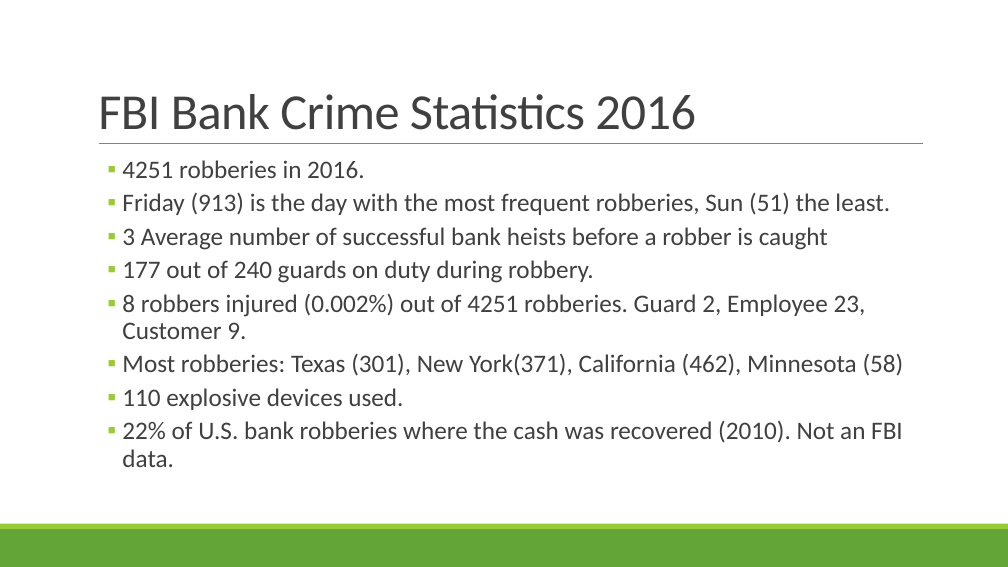
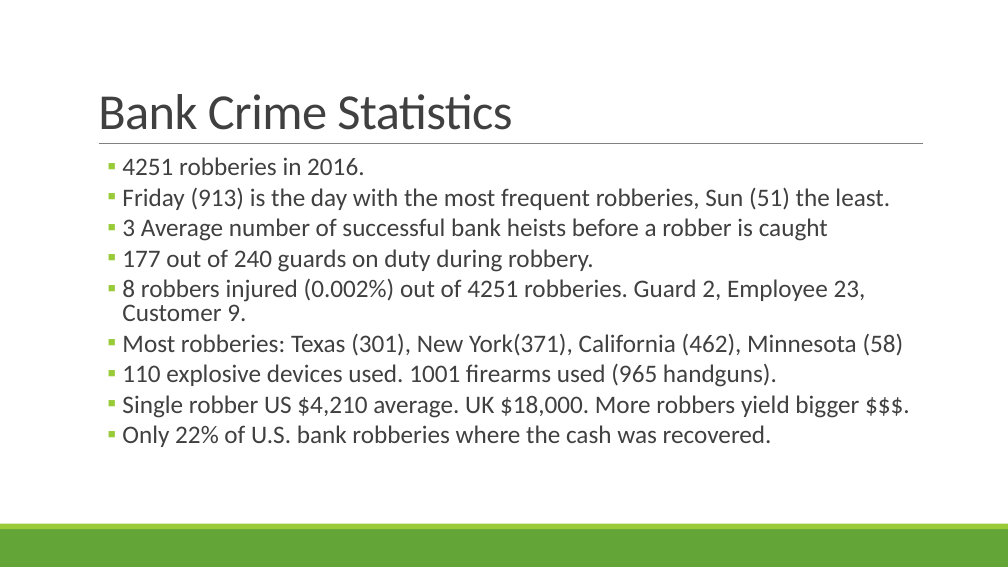
Before and after one commit to hhalim/TargetBanks, a slide deck: slide 3 of Which Banks To Rob.pptx. Drawn at 1008x567 pixels with LibreOffice and Linux fonts; fonts in the diff are those of the drawing. Boxes give left, top, right and bottom in pixels: in the first picture for what was removed or moved away, otherwise in the second. Text is boxed around its words. In the diff, an @@ line names an element or a change of style, - is before the commit and + after.

Commit message:
PPT update.

```diff
--- a/Which Banks To Rob.pptx
+++ b/Which Banks To Rob.pptx
@@ title at [98, 94, 512, 130]: text changed @@
-FBI Bank Crime Statistics 2016
+Bank Crime Statistics
@@ text at [122, 157, 904, 356]: line spacing 0.9 to 0.8 @@
@@ text at [122, 364, 859, 447]: text changed @@
-  ▪ 110 explosive devices used.
-  ▪ 22% of U.S. bank robberies where the cash was recovered (2010). Not an FBI data.
+  ▪ 110 explosive devices used. 1001 firearms used (965 handguns).
+  ▪ Single robber US $4,210 average. UK $18,000. More robbers yield bigger $$$.
+  ▪ Only 22% of U.S. bank robberies where the cash was recovered.
```
